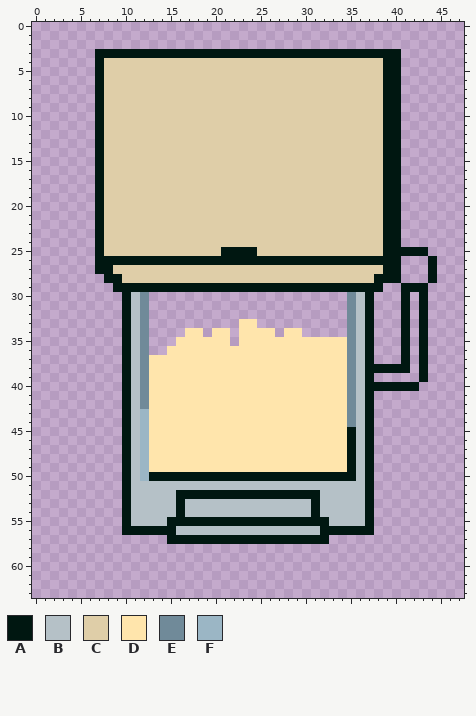
Two states of a pixel-art sprite, assets/images/props/theater/theater_lobby_popcornmachine.png. The picture above was drawn from the file before the commit.
The file is 48x64 pixels.
Palette (. is transparent): A #001711  B #b5c1c7  C #dfcea8  D #ffe5ac  E #708a99  F #9bb6c5
Pixels before (only the part around the change), first column x 0:
 0 ................................................
 1 ................................................
 2 ................................................
 3 .......AAAAAAAAAAAAAAAAAAAAAAAAAAAAAAAAAA.......
 4 .......ACCCCCCCCCCCCCCCCCCCCCCCCCCCCCCCAA.......
 5 .......ACCCCCCCCCCCCCCCCCCCCCCCCCCCCCCCAA.......
 6 .......ACCCCCCCCCCCCCCCCCCCCCCCCCCCCCCCAA.......
 7 .......ACCCCCCCCCCCCCCCCCCCCCCCCCCCCCCCAA.......
 8 .......ACCCCCCCCCCCCCCCCCCCCCCCCCCCCCCCAA.......
 9 .......ACCCCCCCCCCCCCCCCCCCCCCCCCCCCCCCAA.......
10 .......ACCCCCCCCCCCCCCCCCCCCCCCCCCCCCCCAA.......
11 .......ACCCCCCCCCCCCCCCCCCCCCCCCCCCCCCCAA.......
12 .......ACCCCCCCCCCCCCCCCCCCCCCCCCCCCCCCAA.......
13 .......ACCCCCCCCCCCCCCCCCCCCCCCCCCCCCCCAA.......
14 .......ACCCCCCCCCCCCCCCCCCCCCCCCCCCCCCCAA.......
15 .......ACCCCCCCCCCCCCCCCCCCCCCCCCCCCCCCAA.......
16 .......ACCCCCCCCCCCCCCCCCCCCCCCCCCCCCCCAA.......
17 .......ACCCCCCCCCCCCCCCCCCCCCCCCCCCCCCCAA.......
18 .......ACCCCCCCCCCCCCCCCCCCCCCCCCCCCCCCAA.......
19 .......ACCCCCCCCCCCCCCCCCCCCCCCCCCCCCCCAA.......
20 .......ACCCCCCCCCCCCCCCCCCCCCCCCCCCCCCCAA.......
21 .......ACCCCCCCCCCCCCCCCCCCCCCCCCCCCCCCAA.......
22 .......ACCCCCCCCCCCCCCCCCCCCCCCCCCCCCCCAA.......
23 .......ACCCCCCCCCCCCCCCCCCCCCCCCCCCCCCCAA.......
24 .......ACCCCCCCCCCCCCCCCCCCCCCCCCCCCCCCAA.......
25 .......ACCCCCCCCCCCCCAAAACCCCCCCCCCCCCCAAAAA....
26 .......AAAAAAAAAAAAAAAAAAAAAAAAAAAAAAAAAA...A...
27 .......AACCCCCCCCCCCCCCCCCCCCCCCCCCCCCCAA...A...
28 ........AACCCCCCCCCCCCCCCCCCCCCCCCCCCCAAA...A...
29 .........AAAAAAAAAAAAAAAAAAAAAAAAAAAAAA..AAA....
30 ..........ABE......................EBA...A.A....
31 ..........ABE......................EBA...A.A....
32 ..........ABE......................EBA...A.A....
33 ..........ABE..........DD..........EBA...A.A....
34 ..........ABE....DD.DD.DDDD.DD.....EBA...A.A....
35 ..........ABE...DDDDDD.DDDDDDDDDDDDEBA...A.A....
36 ..........ABE..DDDDDDDDDDDDDDDDDDDDEBA...A.A....
37 ..........ABEDDDDDDDDDDDDDDDDDDDDDDEBA...A.A....
38 ..........ABEDDDDDDDDDDDDDDDDDDDDDDEBAAAAA.A....
39 ..........ABEDDDDDDDDDDDDDDDDDDDDDDEBA.....A....
40 ..........ABEDDDDDDDDDDDDDDDDDDDDDDEBAAAAAA.....
41 ..........ABEDDDDDDDDDDDDDDDDDDDDDDEBA..........
42 ..........ABEDDDDDDDDDDDDDDDDDDDDDDEBA..........
43 ..........ABFDDDDDDDDDDDDDDDDDDDDDDEBA..........
44 ..........ABFDDDDDDDDDDDDDDDDDDDDDDEBA..........
45 ..........ABFDDDDDDDDDDDDDDDDDDDDDDABA..........
46 ..........ABFDDDDDDDDDDDDDDDDDDDDDDABA..........
47 ..........ABFDDDDDDDDDDDDDDDDDDDDDDABA..........
48 ..........ABFDDDDDDDDDDDDDDDDDDDDDDABA..........
49 ..........ABFDDDDDDDDDDDDDDDDDDDDDDABA..........
50 ..........ABFAAAAAAAAAAAAAAAAAAAAAAABA..........
51 ..........ABBBBBBBBBBBBBBBBBBBBBBBBBBA..........
52 ..........ABBBBBAAAAAAAAAAAAAAAABBBBBA..........
53 ..........ABBBBBABBBBBBBBBBBBBBABBBBBA..........
54 ..........ABBBBBABBBBBBBBBBBBBBABBBBBA..........
55 ..........ABBBBAAAAAAAAAAAAAAAAAABBBBA..........
56 ..........AAAAAABBBBBBBBBBBBBBBBAAAAAA..........
57 ...............AAAAAAAAAAAAAAAAAA...............
58 ................................................
59 ................................................
60 ................................................
61 ................................................
62 ................................................
63 ................................................
Now the later version:
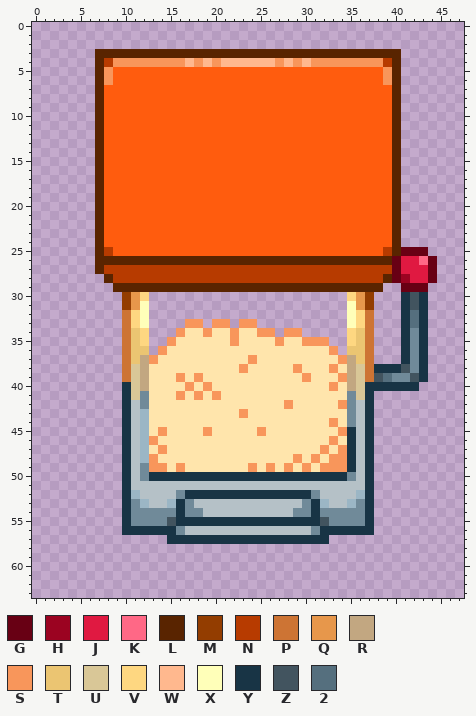
Colours new in this view: G #680014  H #9b0321  J #e01941  K #ff6886  L #592400  M #933d00  N #b73b00  P #cd7434  Q #e7974b  R #c2a781  S #f8965b  T #ebc572  U #d9c797  V #fed781  W #ffb88e  X #ffffb9  Y #183445  Z #42545f  2 #556f7e
Diff:
colour C: #dfcea8 -> #ff5c0e
Changed rows in their new state; - is a pixel that keeps its letter.
first column x 7:
 3 LLLLLLLLLLLLLLLLLLLLLLLLLLLLLLLLLL----
 4 LNSSSSSSSSWSWSWWWWWWSWSWSSSSSSSSNL----
 5 LS------------------------------SL----
 6 LS------------------------------SL----
 7 L-------------------------------CL----
 8 L-------------------------------CL----
 9 L-------------------------------CL----
10 L-------------------------------CL----
11 L-------------------------------CL----
12 L-------------------------------CL----
13 L-------------------------------CL----
14 L-------------------------------CL----
15 L-------------------------------CL----
16 L-------------------------------CL----
17 L-------------------------------CL----
18 L-------------------------------CL----
19 L-------------------------------CL----
20 L-------------------------------CL----
21 L-------------------------------CL----
22 L-------------------------------CL----
23 L-------------------------------CL----
24 L-------------------------------CL----
25 LN------------CCCC--------------NLGGG-
26 LLLLLLLLLLLLLLLLLLLLLLLLLLLLLLLLLGJJKG
27 LNNNNNNNNNNNNNNNNNNNNNNNNNNNNNNNNGJJJG
28 -LNNNNNNNNNNNNNNNNNNNNNNNNNNNNNNLGHJJG
29 --LLLLLLLLLLLLLLLLLLLLLLLLLLLLLL--GGG-
30 ---MQV----------------------VQM---YZY-
31 ---MQX----------------------XQM---YZY-
32 ---PVX----------------------XVP---Y2Y-
33 ---PVX----SS-SS-SS----------XVP---Y2Y-
34 ---PTV---S--S--S--SS-SS-----VTP---YEY-
35 ---PTV--S------S----S--SSS..VTP---YEY-
36 ---PTT-S------------------S.TTP---YEY-
37 ---PTRS----------S---------SRTP---YEY-
38 ---PUR----------S-----S---S-RUPYYYZEY-
39 ---PUR---S-S-----------S---SRUPZ2EEZY-
40 ---YUR----S-S-------------S-RUYYYYYY--
41 ---YU----S-S-S---------------UY-------
42 ---Y-----------------S-----S--Y-------
43 ---Y------------S-------------Y-------
44 ---Y----------------------S---Y-------
45 ---Y---S----S-----S--------SY-Y-------
46 ---Y--S-------------------S-Y-Y-------
47 ---Y---S-----------------S-SY-Y-------
48 ---Y--S---------------S-S-SSY-Y-------
49 ---Y-ESS-S-------S-S-S-S-SSSY-Y-------
50 ---Y-EYYYYYYYYYYYYYYYYYYYYYYE-Y-------
51 ---Y--------------------------Y-------
52 ---YF----EYYYYYYYYYYYYYYE----FY-------
53 ---YEF--FYE------------EYF--FEY-------
54 ---YEEEEEYEE----------EEYEEEEEY-------
55 ---YEEEEZYYYYYYYYYYYYYYYYZEEEEY-------
56 ---YYYYYYE--------------EYYYYYY-------
57 --------YYYYYYYYYYYYYYYYYY------------
Where, in picture pixels (left, top, right, bottom), the same in both pictures:
changed: (95, 49, 437, 544)
